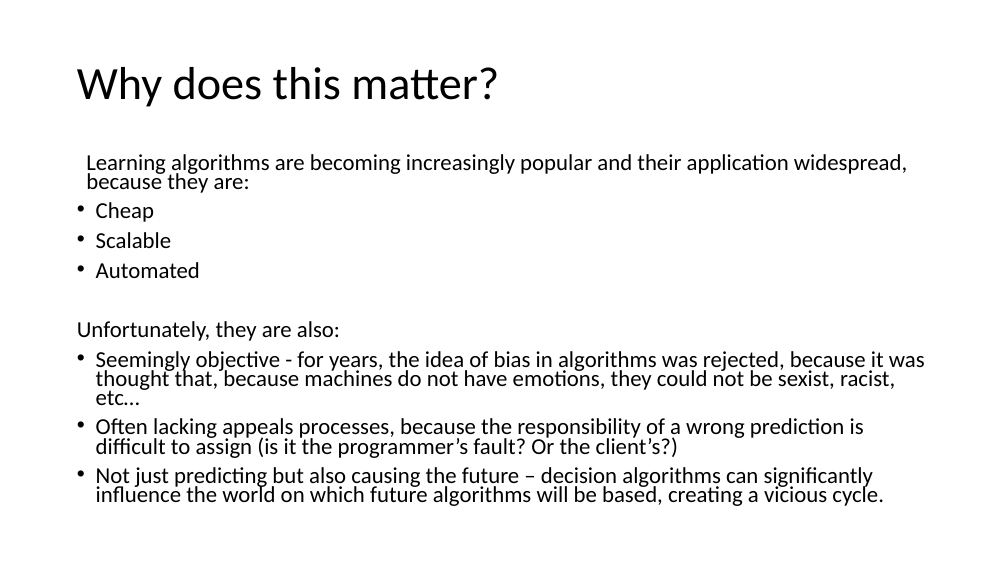
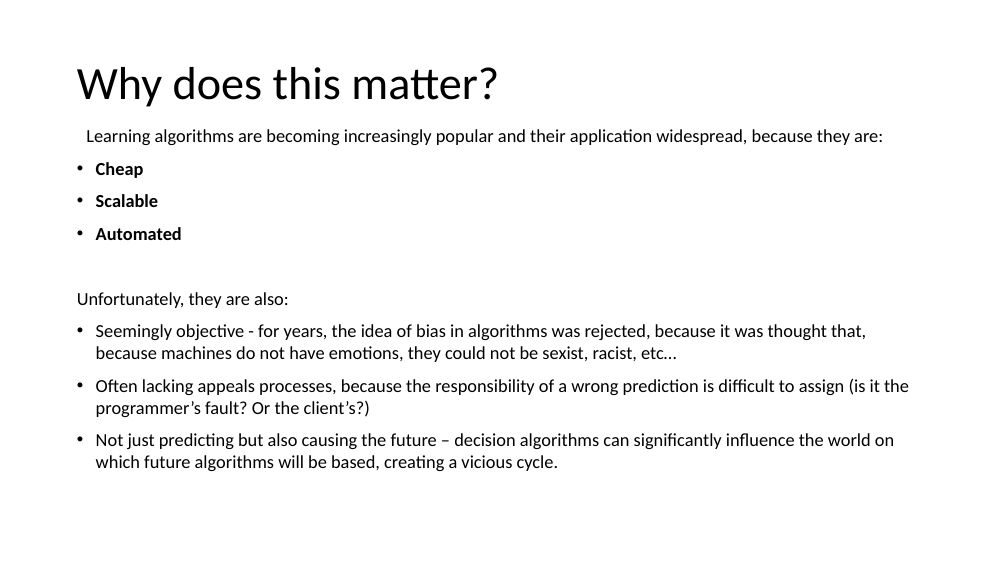
Before and after one commit to UBC-CS/cpsc330-2025W2, a slide deck: slide 20 of lectures/Giulia/23_AIcsCoreFairness.pptx (slide 19 before the commit). Drawn at 1008x567 pixels with LibreOffice and Linux fonts; fonts in the diff are those of the drawing. Boxes give left, top, right and bottom in pixels: in the first picture for what was removed or moved away, otherwise in the second. Text is boxed around its words. In the diff, an @@ line names an element or a change of style, - is before the commit and + after.

```diff
--- a/lectures/Giulia/23_AIcsCoreFairness.pptx
+++ b/lectures/Giulia/23_AIcsCoreFairness.pptx
@@ text "Learning algorithms are becoming increasingly ...": place and size @@
-text "Learning algorithms are becoming increasingly ..." at <box>77,154,925,506</box>
+text "Learning algorithms are becoming increasingly ..." at <box>77,129,909,471</box>
@@ text "Learning algorithms are becoming increasingly ..." at <box>77,129,909,471</box>: size 21.7 to 17.5 pt; bold on in "Cheap", "Scalable", "Automated"; line spacing 0.7 to 1 @@
```
Also in this commit, not shown: 6 other slides changed, 1 slide added, 3 other files.
